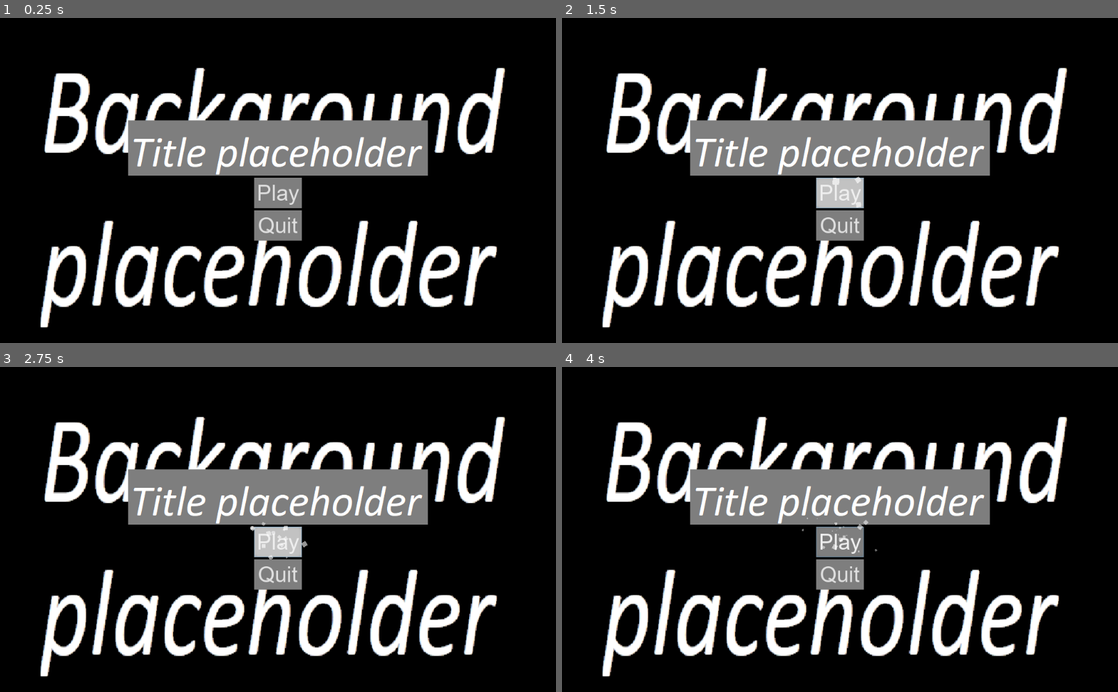
Above: before the commit, frames 1-4 (two rows, left to right).
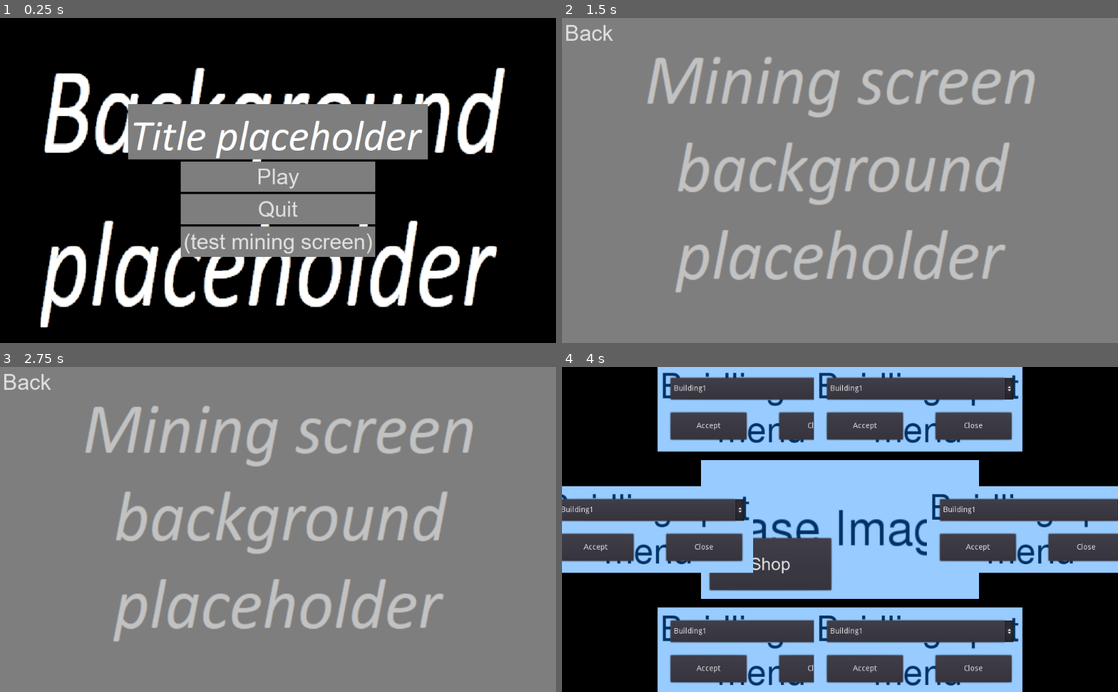
Above: after the commit, the same moments.

Repository: VB-s-game-dev-team/teraformer-game
Game: Godot game, scene res://MainScene.tscn
Two runs of this game, one before a commit and one after it. Both use one fixed random seed, a clock stepped at 60 frames per second and the inputs below. Before the commit the project starts from res://TitleScreen/TitleScreen.tscn.
Inputs (mouse positions are in pixels of both pictures, inside the frame that each line leads up to):
- Up to frame 1 (0.25 s): no input
- Up to frame 2 (1.5 s): click (840, 242) at 0.5 s, where only the run after the commit has a clickable "(test mining screen)"; click (840, 193) at 1.25 s, where only the run before the commit has a clickable "Play"
- Up to frame 3 (2.75 s): click (278, 542) at 2 s, where only the run before the commit has a clickable "Play"
- Up to frame 4 (4 s): click (840, 542) at 2.75 s, where only the run before the commit has a clickable "Play"; click (589, 383) at 3.5 s, where only the run after the commit has a clickable "Back"

The runs differ from the first frame. In frame 1, 14% of the frame differs, in the area x 23-77%, y 26-74%; in frame 2, 93%, in the area x 0-100%, y 0-100%; in frame 3, 93%; in frame 4, 75%.
Error before the commit: Invalid call. Nonexistent function 'set_screen' in base 'Nil'. (res://TitleScreen/MainMenu.gd:12)
Error after the commit: Invalid get index 'cosmic_credits_count' (on base: 'Nil'). (res://resources_bar/resources_bar.gd:12)

Commit message:
added station levels

Diff:
--- a/GlobalStuff.gd
+++ b/GlobalStuff.gd
@@ -10,6 +10,7 @@
 
 #global arrays
 var _building_level: Array
+var _station_level: Array
 
 
 #signals for global variables
@@ -18,11 +19,12 @@
 signal experience_changed
 signal level_changed
 signal building_level_changed
+signal station_level_changed
 
 
 var _screen: Node = null
 
-var _SAVE_VERSION := 1
+var _SAVE_VERSION := 2
 
 func _ready() -> void:
 	get_tree().set_auto_accept_quit(false)
@@ -64,7 +66,8 @@
 		"star_dust_count": star_dust_count,
 		"experience": experience,
 		"level": level,
-		"building_level": _building_level
+		"building_level": _building_level,
+		"station_level": _station_level
 	}
 	var save_file := File.new()
 	save_file.open("user://save.dat", File.WRITE)
@@ -79,10 +82,16 @@
 		star_dust_count = 0
 		experience = 0
 		level = 0
+
 		_building_level = []
-		_building_level.resize(22)
-		for i in range(0, 22):
+		_building_level.resize(17)
+		for i in range(0, 17):
 			_building_level[i] = 0
+
+		_station_level = []
+		_station_level.resize(3)
+		for i in range(0, 3):
+			_station_level[i] = 0
 	else:
 		save_file.open("user://save.dat", File.READ)
 		var data := parse_json(save_file.get_line()) as Dictionary
@@ -97,6 +106,11 @@
 
 		if(version >= 1):
 			_building_level = data["building_level"]
+		if(version == 1):
+			_building_level.resize(17)
+
+		if(version >= 2):
+			_station_level = data["station_level"]
 
 #setters and getters
 func _set_cosmic_credits_count(v: int) -> void:
--- a/TitleScreen/TitleScreen.tscn
+++ b/TitleScreen/TitleScreen.tscn
@@ -36,9 +36,9 @@
 
 [node name="Container" type="VBoxContainer" parent="."]
 margin_left = 236.0
-margin_top = 189.0
+margin_top = 159.0
 margin_right = 788.0
-margin_bottom = 411.0
+margin_bottom = 441.0
 size_flags_horizontal = 4
 size_flags_vertical = 4
 __meta__ = {
@@ -59,16 +59,16 @@
 texture = ExtResource( 2 )
 
 [node name="ButtonContainer" type="VBoxContainer" parent="Container"]
-margin_left = 232.0
+margin_left = 97.0
 margin_top = 106.0
-margin_right = 320.0
-margin_bottom = 222.0
+margin_right = 455.0
+margin_bottom = 282.0
 size_flags_horizontal = 4
 
 [node name="PlayButton" parent="Container/ButtonContainer" instance=ExtResource( 6 )]
 anchor_right = 0.0
 anchor_bottom = 0.0
-margin_right = 88.0
+margin_right = 358.0
 margin_bottom = 56.0
 text = "Play"
 
@@ -76,8 +76,17 @@
 anchor_right = 0.0
 anchor_bottom = 0.0
 margin_top = 60.0
-margin_right = 88.0
+margin_right = 358.0
 margin_bottom = 116.0
 text = "Quit"
+
+[node name="tmp1" parent="Container/ButtonContainer" instance=ExtResource( 6 )]
+anchor_right = 0.0
+anchor_bottom = 0.0
+margin_top = 120.0
+margin_right = 358.0
+margin_bottom = 176.0
+text = "(test mining screen)"
 [connection signal="pressed" from="Container/ButtonContainer/PlayButton" to="." method="_on_PlayButton_pressed"]
 [connection signal="pressed" from="Container/ButtonContainer/QuitButton" to="." method="_on_QuitButton_pressed"]
+[connection signal="pressed" from="Container/ButtonContainer/tmp1" to="." method="_on_tmp1_pressed"]
--- a/project.godot
+++ b/project.godot
@@ -21,7 +21,7 @@
 [application]
 
 config/name="teraformer-game"
-run/main_scene="res://TitleScreen/TitleScreen.tscn"
+run/main_scene="res://MainScene.tscn"
 config/icon="res://icon.png"
 
 [display]
